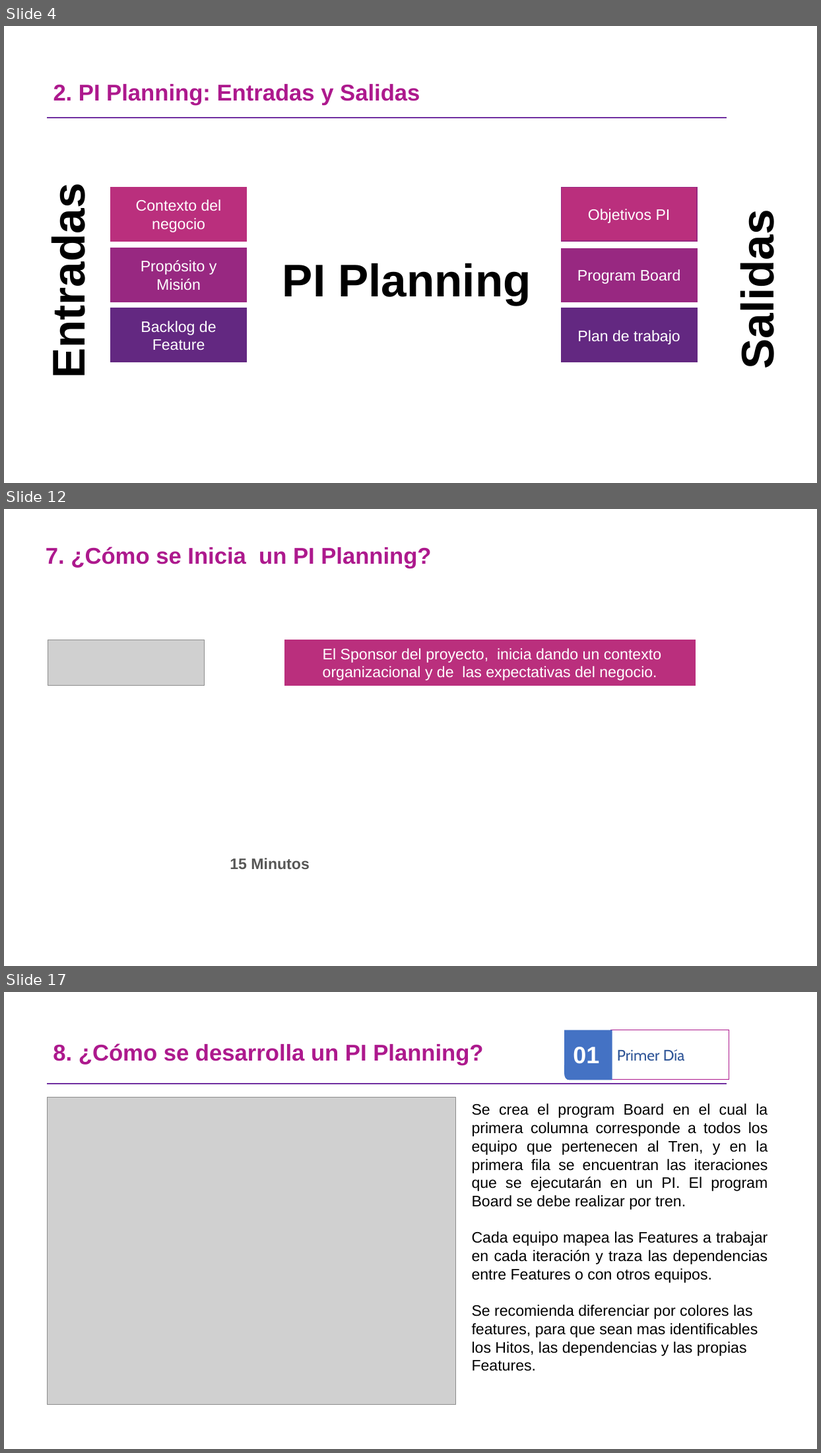
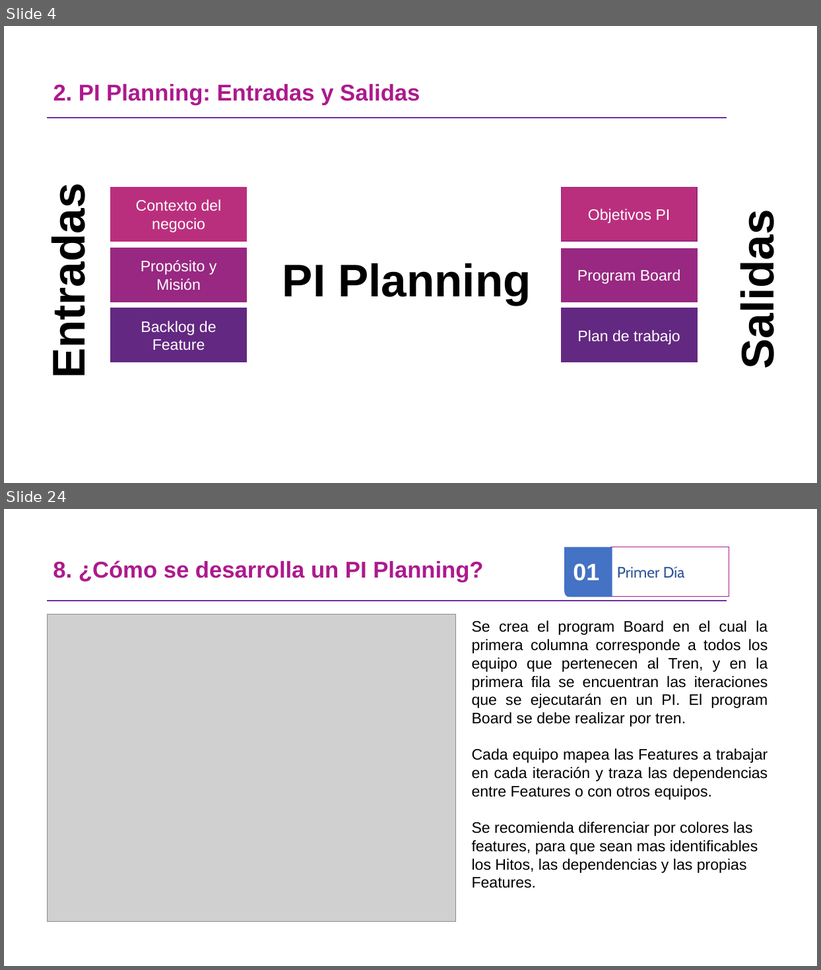
Before and after one commit to omesan/Agile, a slide deck: Stefanini/Stefanini.Clientes/Stefanini.Cliente.Experian/Guia PIPlanning _ExperianV1.0.pptx. Shown one above the other, each under a label of ours: slides 4, 12 and 17 before the commit, slides 4 and 24 after it; the slides between them are not shown. The pictures are 821x1453 and 821x970 pixels, drawn with LibreOffice and Linux fonts; fonts in the diff are those of the drawing; grey boxes stand for pictures; background and template pictures are left out. Boxes give left, top, right and bottom in pixels: in the first picture for what was removed or moved away, otherwise in the second. Text is boxed around its words. In the diff, an @@ line names an element or a change of style, - is before the commit and + after.

```diff
--- a/Stefanini/Stefanini.Clientes/Stefanini.Cliente.Experian/Guia PIPlanning _ExperianV1.0.pptx
+++ b/Stefanini/Stefanini.Clientes/Stefanini.Cliente.Experian/Guia PIPlanning _ExperianV1.0.pptx
@@ slide 12 removed at box(4, 509, 817, 966), background #FFFFFF @@
@@ text removed at box(46, 547, 431, 568) @@
-7. ¿Cómo se Inicia un PI Planning?
@@ picture removed at box(48, 640, 204, 686) @@
@@ rectangle removed at box(285, 640, 695, 686) @@
-El Sponsor del proyecto, inicia dando un contexto organizacional y de las expectativas del negocio.
@@ text removed at box(230, 858, 309, 869) @@
-15 Minutos
@@ what was slide 17 is now slide 24 @@
```
Also in this commit, not shown: 10 slides changed, 9 slides added, 1 other slide removed, 15 other files.
